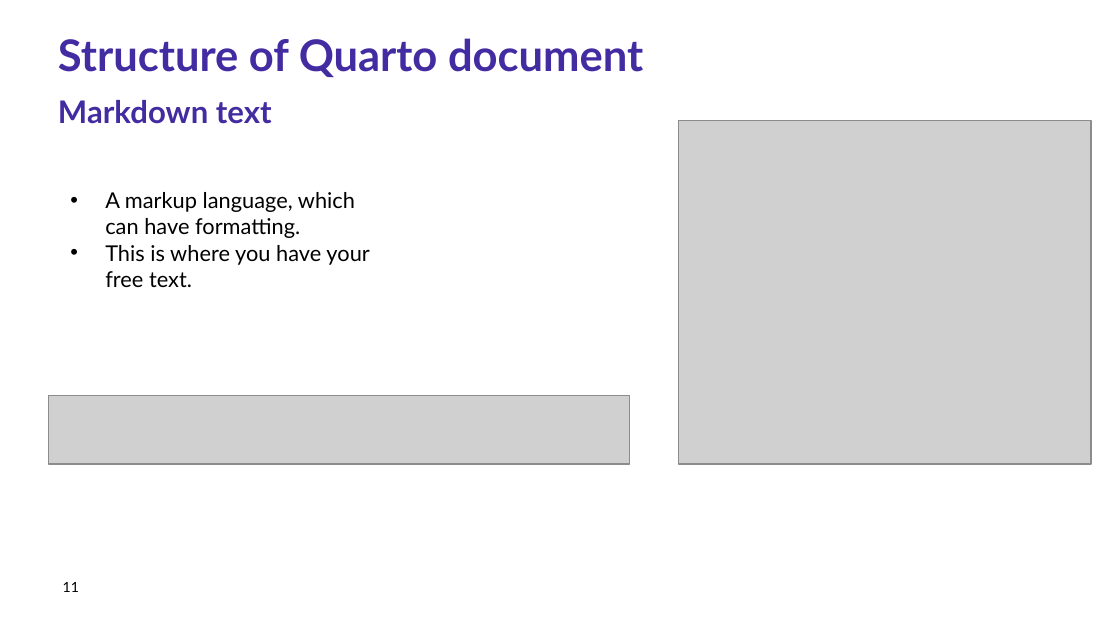
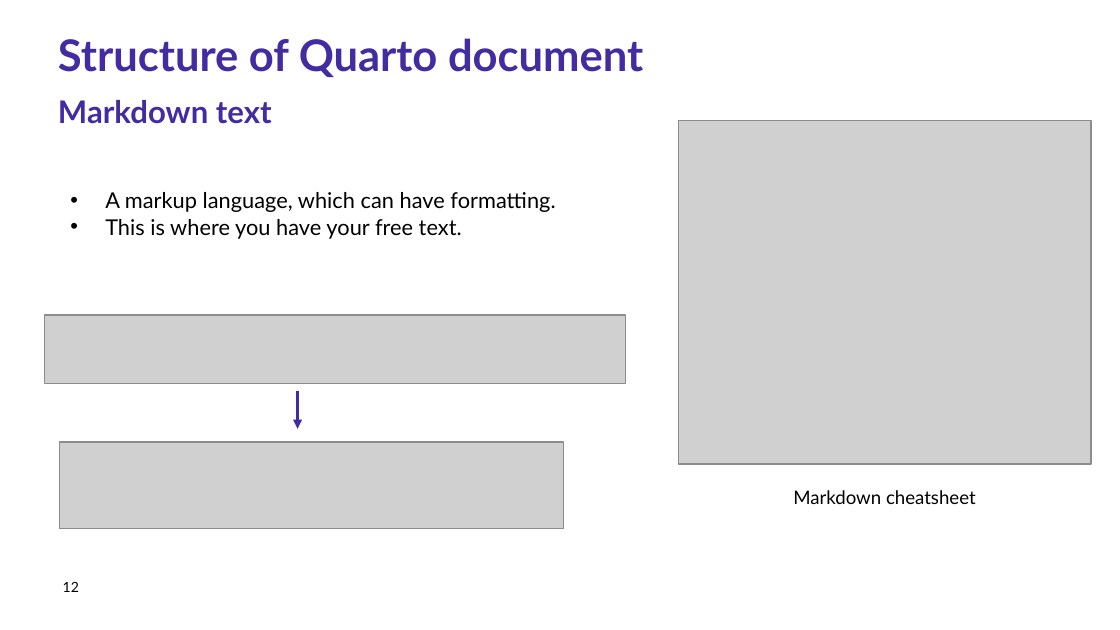
Before and after one commit to Research-IT-Swiss-TPH/quarto-workshop-2026, a slide deck: slide 12 of slides/lecture.pptx (slide 11 before the commit). Drawn at 1120x630 pixels with LibreOffice and Linux fonts; fonts in the diff are those of the drawing; grey boxes stand for pictures; background and template pictures are left out. Boxes give left, top, right and bottom in pixels: in the first picture for what was removed or moved away, otherwise in the second. Text is boxed around its words. In the diff, an @@ line names an element or a change of style, - is before the commit and + after.

```diff
--- a/slides/lecture.pptx
+++ b/slides/lecture.pptx
@@ text "A markup language, which can ..." rewrapped from box(105, 192, 369, 287) to box(105, 192, 555, 239) @@
@@ picture: place and size @@
-picture at box(48, 395, 629, 464)
+picture at box(45, 315, 626, 383)
@@ arrow added from (298, 391) to (298, 429), #432CA1 1.5 pt @@
@@ picture added at box(59, 442, 563, 529) @@
@@ text added at box(793, 490, 976, 504), 12 pt, text #000000 @@
+Markdown cheatsheet
@@ page number at box(63, 582, 79, 592): text changed @@
-11
+12
```
Also in this commit, not shown: 2 other slides changed, 5 slides added.
